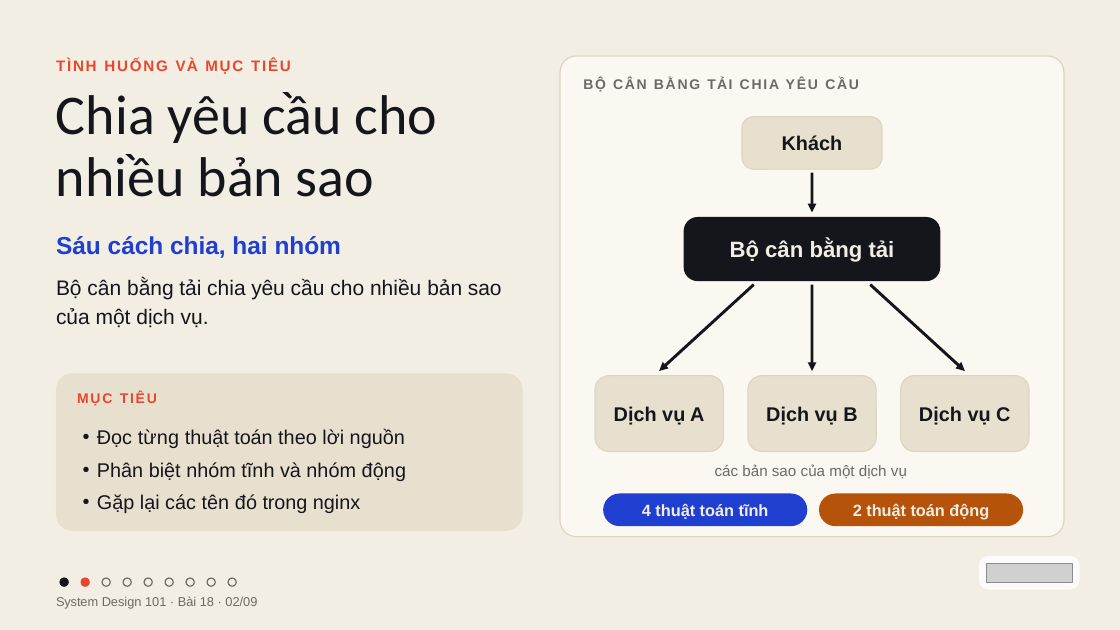
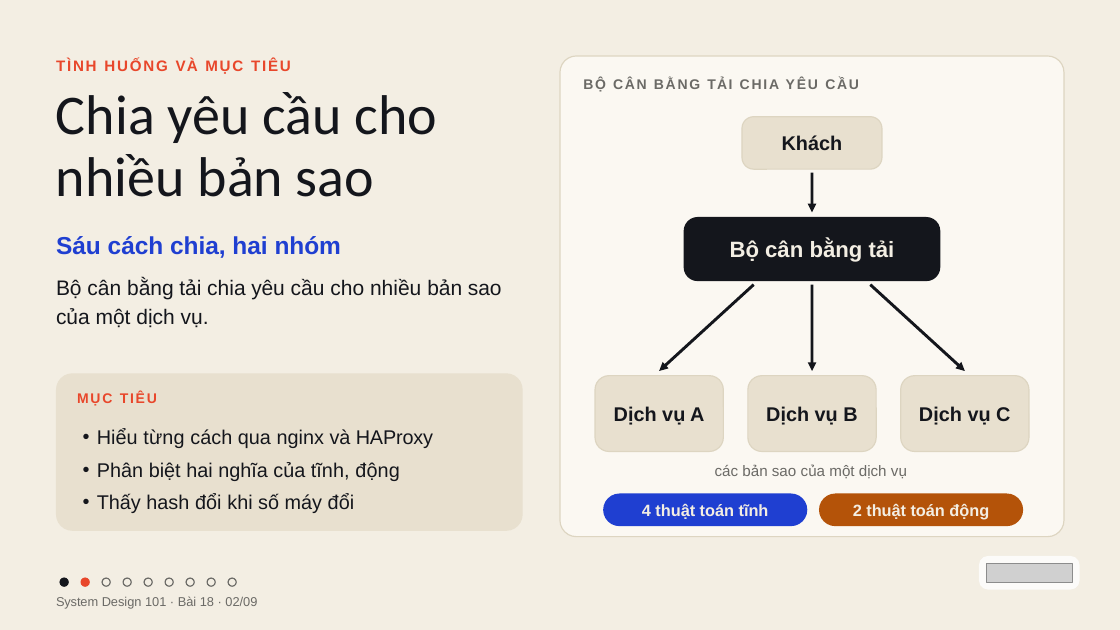
Before and after one commit to vohoailinh90/tool-marketing-studio, a slide deck: slide 2 of system-design-101/vi/lessons/sd-10-018/slides/sd-10-018.pptx. Drawn at 1120x630 pixels with LibreOffice and Linux fonts; fonts in the diff are those of the drawing; grey boxes stand for pictures. Boxes give left, top, right and bottom in pixels: in the first picture for what was removed or moved away, otherwise in the second. Text is boxed around its words. In the diff, an @@ line names an element or a change of style, - is before the commit and + after.

```diff
--- a/system-design-101/vi/lessons/sd-10-018/slides/sd-10-018.pptx
+++ b/system-design-101/vi/lessons/sd-10-018/slides/sd-10-018.pptx
@@ text at [97, 429, 433, 513]: text changed @@
-• Đọc từng thuật toán theo lời nguồn
-• Phân biệt nhóm tĩnh và nhóm động
-• Gặp lại các tên đó trong nginx
+• Hiểu từng cách qua nginx và HAProxy
+• Phân biệt hai nghĩa của tĩnh, động
+• Thấy hash đổi khi số máy đổi
```
Also in this commit, not shown: 5 other slides changed, 4 other files.
